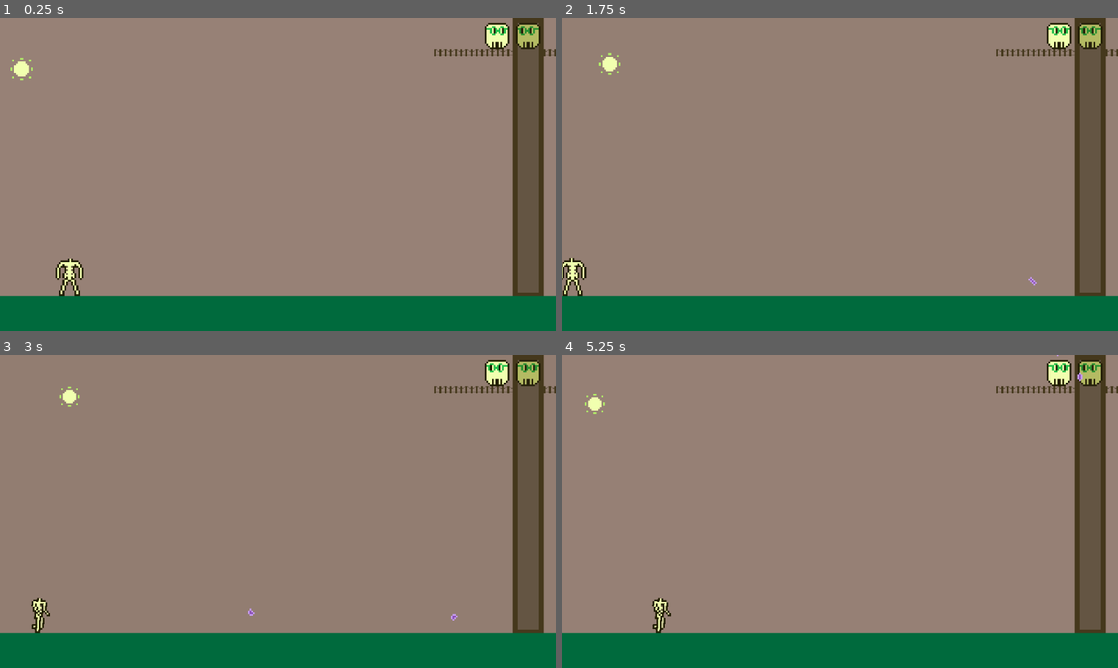
Above: before the commit, frames 1-4 (two rows, left to right).
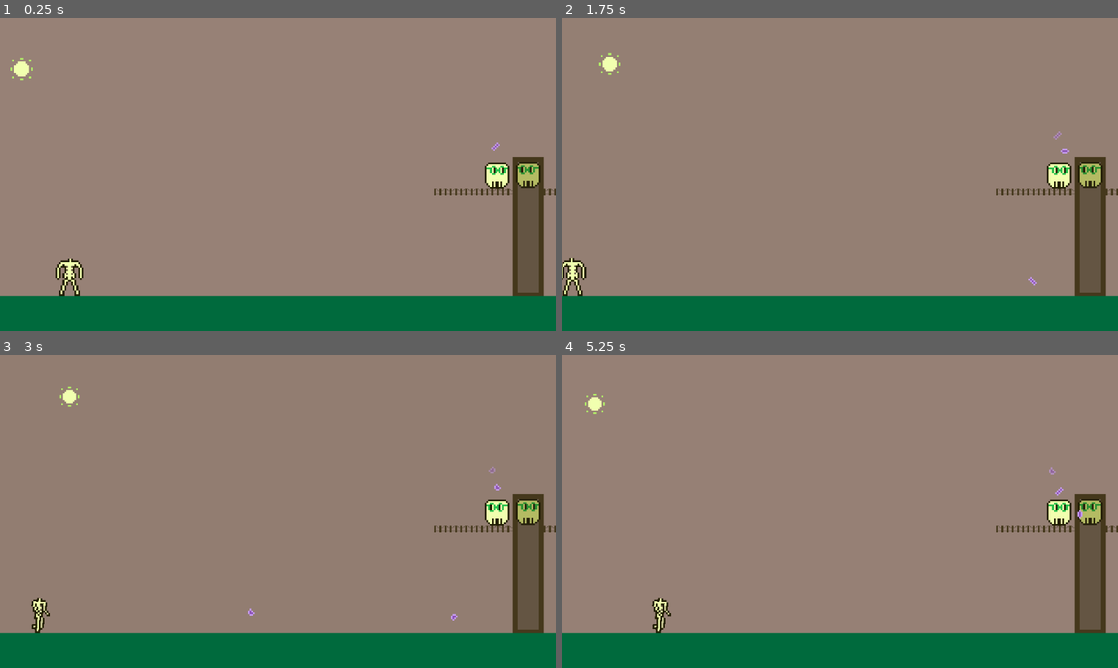
Above: after the commit, the same moments.

Repository: tucksravin/dont-lose-your-head
Game: Godot game, scene res://scenes/days/day_mirror.tscn
The game is run twice, just before and just after one commit, with the same random seed, the same clock (stepped at 60 frames per second) and the same inputs. This scene is started directly instead of the project's main scene.
Inputs:
- Up to frame 1 (0.25 s): no input
- Up to frame 2 (1.75 s): hold D (move_right) from 0.53 s (still down); tap Space (jump) at 0.6, 0.77, 1.07, 1.52, 1.55 s; tap E (interact) at 1.35 s
- Up to frame 3 (3 s): tap Space (jump) at 1.82, 2.1 s; release D (move_right) at 2.03 s; hold A (move_left) 2.03-2.78 s; hold D (move_right) from 2.78 s (still down); tap E (interact) at 2.85 s
- Up to frame 4 (5.25 s): tap Space (jump) at 3.02, 3.05, 3.32, 3.6, 3.77, 4.07 s; release D (move_right) at 4.25 s; click "Retry" at 4.25 s; hold A (move_left) from 5.03 s (still down); tap E (interact) at 5.1 s

The runs differ from the first frame. In frame 1, 4.0% of the frame differs, in the area x 78-100%, y 0-57%; in frame 2, 4.0%; in frame 3, 4.0%; in frame 4, 4.1%.

Commit message:
Mirror day: glass down to a readable height; plates ignore passers-by
Two asks from Tucker.

1. "bring the mirror to a reasonable height, we just want the head out of
   reach but the mirror to still read as a mirror"

The mirror was 36x320 — floor to ceiling, 5x the body's height — and it was
that tall because its glass had to reach the head at y=22. Brought both down
rather than only the glass, so the head still has something to stare into:

- Platform (collision + visual) y 40 -> 200; Head (572,22) -> (572,182), the
  same 14 px above the platform top as before.
- Frame offset_top -320 -> -160, Glass -314 -> -154, Reflection (0,-298) ->
  (0,-138) = world y 182, exactly head height. The glass keeps its 6 px top /
  4 px bottom border, so the proportions are the old ones, just shorter.
- day_mirror.gd's throw_end comment reasoned off the old frame's ~320.5 px
  corner radius; it is ~161 now. Left the value at 1000 (it clears 640 by 360
  and the whole flight is off screen) and said so rather than re-tuning a
  number that was not wrong.
- The grab is untouched: _try_grab() measures to the Mirror node's origin,
  which never left the floor at (608,320).

2. "remove the button animation when you walk next to it, it should only do
   things when you jump on it"

floor_plate.gd dropped the `mid` squash that played whenever the body stood on
or walked across a plate. _physics_process now only pops the plate back up
after a stomp — a landing is the sole thing that moves it. Both doc comments
updated (floor_plate.gd and answer_pad.gd described the old behaviour). The
`mid` animation stays in button_frames.tres, just unused.

Verified: --import clean; day_mirror, day_panic and day_lockdown load clean.
- Reach, measured not calculated: parked the body under the platform and
  jumped it 10 times — best rise 48.5 px (y 320 -> 271.5). The platform needs
  120 px. Never landed on anything above the floor. Head at y=182 sits 89 px
  above the body's best, so it is out of reach with 71 px to spare.
- Grab still fires: _threw at x=552, exactly grab_radius 56 from x=608.
- Button: walked the body straight across the plate (x 450 -> 800, plate at
  520) — animations seen ["off"] only, 0 stomps. Dropped it on from 60 px up —
  ["off", "press"], 1 stomp, impact 980 px/s.
- Rendered day_mirror at 640x360: head and its reflection sit side by side at
  the same height, and the mirror reads as a standing glass, not a wall.

Not verified: how either feels to play.

day_mirror.tscn is Sean's and Ben's scene (#32, #48) — six values changed, no
restructuring.

Co-Authored-By: Claude Opus 5 (1M context) <noreply@anthropic.com>

Diff:
--- a/scenes/days/day_mirror.gd
+++ b/scenes/days/day_mirror.gd
@@ -20,9 +20,11 @@
 @export var chase_delay: float = 0.18
 ## Off screen (x > 640) with enough margin that the thrown Mirror's rotation
 ## can't swing any part of it back into frame before the tween ends: Frame's
-## corners are up to ~320.5 px from Mirror's origin (it now runs floor-to-
-## ceiling — day_mirror.tscn), so throw_end.x needs to clear 640 by more than
-## that radius at every angle, not just at throw_spin's final angle.
+## corners are up to ~161 px from Mirror's origin (36×160 since the glass came
+## down to a readable height — day_mirror.tscn), so throw_end.x needs to clear
+## 640 by more than that radius at every angle, not just at throw_spin's final
+## angle. 1000 clears it by 360; it was sized for the old 320 px frame and is
+## left alone rather than re-tuned, since the whole flight is off screen.
 @export var throw_end: Vector2 = Vector2(1000.0, 140.0)
 @export var throw_spin: float = 4.0
 @export var kiki_scene: PackedScene
--- a/scenes/days/day_mirror.tscn
+++ b/scenes/days/day_mirror.tscn
@@ -46,12 +46,12 @@
 [node name="Platform" type="StaticBody2D" parent="." unique_id=82556109]
 
 [node name="CollisionShape2D" type="CollisionShape2D" parent="Platform" unique_id=893076543]
-position = Vector2(570, 40)
+position = Vector2(570, 200)
 shape = SubResource("RectangleShape2D_platform")
 
 [node name="Visual" type="Sprite2D" parent="Platform" unique_id=1677279174]
 texture_repeat = 2
-position = Vector2(570, 40)
+position = Vector2(570, 200)
 texture = ExtResource("11_bridge_tex")
 region_enabled = true
 region_rect = Rect2(0, 0, 140, 8)
@@ -61,14 +61,14 @@
 
 [node name="Frame" type="ColorRect" parent="Mirror" unique_id=830447436]
 offset_left = -18.0
-offset_top = -320.0
+offset_top = -160.0
 offset_right = 18.0
 mouse_filter = 2
 color = Color(0.27058825, 0.21960784, 0.10980392, 1)
 
 [node name="Glass" type="ColorRect" parent="Mirror" unique_id=1332614379]
 offset_left = -12.0
-offset_top = -314.0
+offset_top = -154.0
 offset_right = 12.0
 offset_bottom = -4.0
 mouse_filter = 2
@@ -76,7 +76,7 @@
 
 [node name="Reflection" type="AnimatedSprite2D" parent="Mirror" unique_id=308322027]
 modulate = Color(0.8039216, 0.8039216, 0.6, 0.85)
-position = Vector2(0, -298)
+position = Vector2(0, -138)
 scale = Vector2(2, 2)
 sprite_frames = ExtResource("10_head_frames")
 animation = &"look_left"
@@ -85,7 +85,7 @@
 position = Vector2(80, 320)
 
 [node name="Head" parent="." unique_id=1998963685 instance=ExtResource("3_head")]
-position = Vector2(572, 22)
+position = Vector2(572, 182)
 
 [node name="WinConditionManager" type="Node" parent="." unique_id=65010647]
 script = ExtResource("4_wcm")
--- a/scenes/gameplay/answer_pad.gd
+++ b/scenes/gameplay/answer_pad.gd
@@ -5,8 +5,8 @@
 ##
 ## Nearly all the work lives on the `$Visual` FloorPlate
 ## (scenes/gameplay/floor_plate.gd) — the same floor button the panic day uses.
-## It squashes to `mid` under a body that walks over it, slams flat and emits
-## `stomped` when the body LANDS on it, and rises when the body steps off. This
+## It ignores a body that walks over it, slams flat and emits `stomped` when the
+## body LANDS on it, and rises when the body steps off afterwards. This
 ## script turns a stomp into an answer and nothing else; PuzzleChain still owns
 ## right and wrong.
 ##
--- a/scenes/gameplay/floor_plate.gd
+++ b/scenes/gameplay/floor_plate.gd
@@ -2,10 +2,12 @@
 extends AnimatedSprite2D
 ## A floor button, drawn with button.png (Tucker's: off → mid → on).
 ##
-## **You have to land on it.** Walking over one only squashes it to `mid` under
-## the body's weight; a hop onto it slams it flat and fires `stomped` (Tucker,
-## Sat: "should have to jump on the button to activate, catch body's momentum
-## in the animation and rise back up after leaving"). Step off and it rises.
+## **You have to land on it.** Walking over one does **nothing at all** (Tucker,
+## Sat: "remove the button animation when you walk next to it, it should only do
+## things when you jump on it" — it used to squash to `mid` under the body's
+## weight, which read as the plate reacting to a passer-by). A hop onto it slams
+## it flat and fires `stomped` ("catch body's momentum in the animation and rise
+## back up after leaving"). Step off after a stomp and it rises.
 ##
 ## The plate carries the *look and the trigger*; whoever owns it decides what a
 ## stomp means — the lockdown plates answer a puzzle, the panic button opens the
@@ -62,11 +64,12 @@
 		_fall = maxf(_fall, _body.velocity.y)
 	if not enabled or _latched:
 		return
-	var over: bool = _over_plate()
-	if over and _body.is_on_floor():
-		if not _down:
-			_play(&"mid")  # standing on it, but that is not a press
-	elif _down or (animation != &"off" and animation != &"rise"):
+	# A landing is the ONLY thing that moves this plate. It used to squash to
+	# `mid` whenever the body stood on or walked across it, which made the
+	# button look like it was responding to being walked past. Now the only
+	# state change here is popping back up after a stomp, once the body that
+	# stomped it has left.
+	if _down and not _over_plate():
 		_release()
 
 
Not shown, changed: journals/tucker.md
